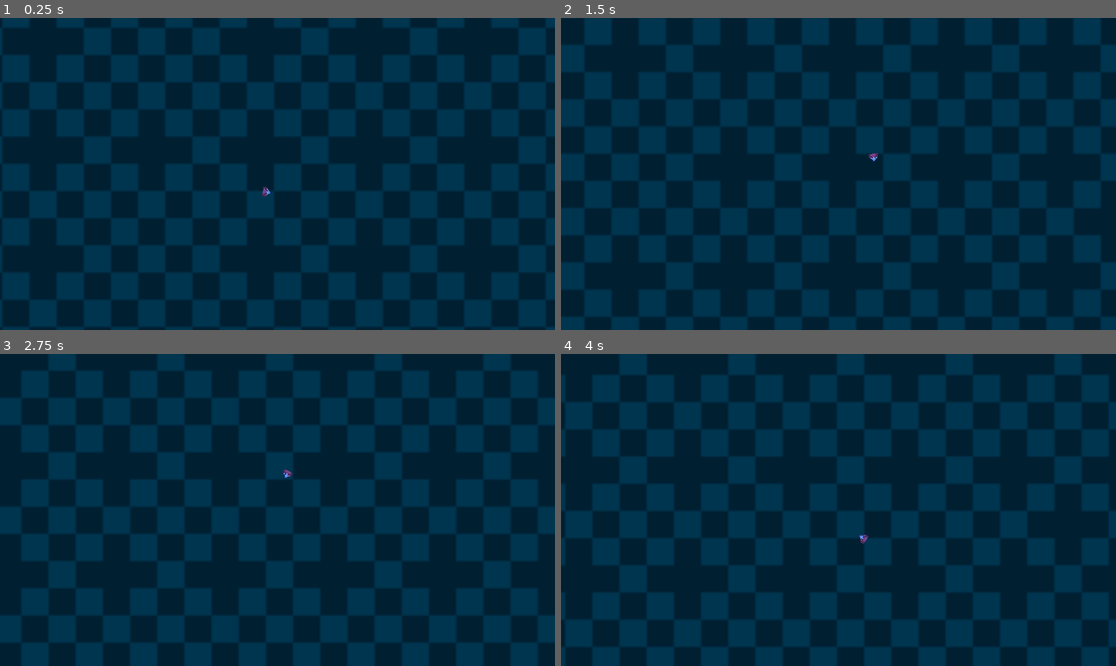
Above: before the commit, frames 1-4 (two rows, left to right).
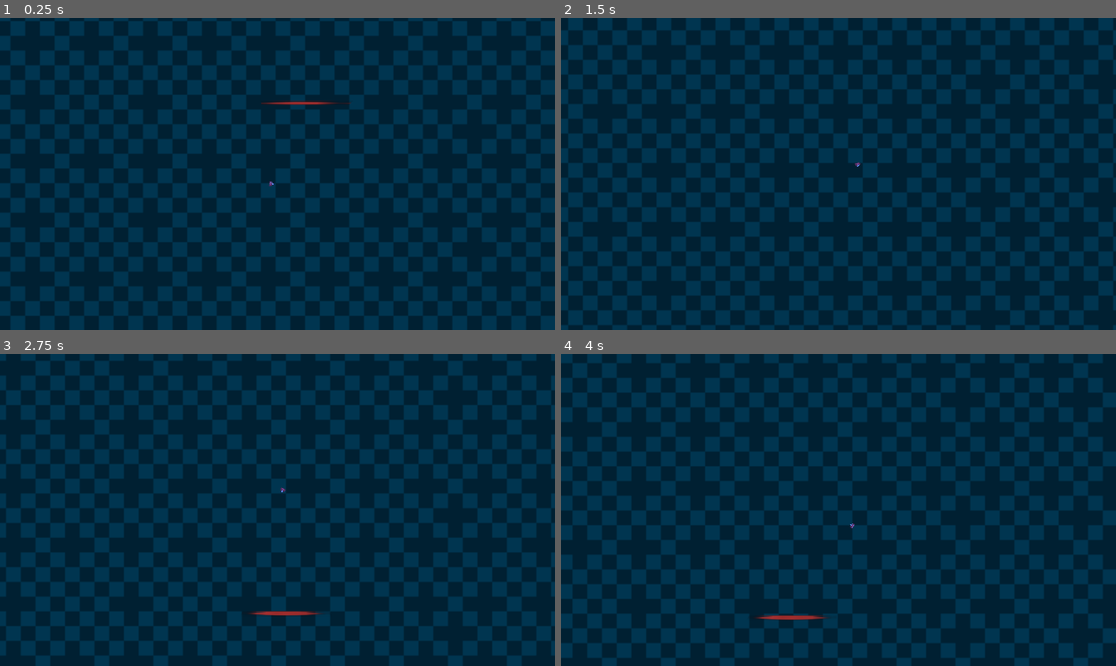
Above: after the commit, the same moments.

Repository: FreezeDriedMangos/gmtk-jam-2024
Game: Godot game, scene res://physical_battle_environment.tscn
Two runs of this game, one before a commit and one after it. Both use one fixed random seed, a clock stepped at 60 frames per second and the inputs below.
Inputs (mouse positions are in pixels of both pictures, inside the frame that each line leads up to):
- Up to frame 1 (0.25 s): no input
- Up to frame 2 (1.5 s): move the mouse to (960, 158) at 0.52 s; hold Right (ui_right) 0.53-1.28 s; click (960, 158) at 0.67 s; move the mouse to (727, 189) at 1.27 s; hold Down (ui_down) from 1.28 s (still down)
- Up to frame 3 (2.75 s): move the mouse to (333, 441) at 2.02 s; release Down (ui_down) at 2.03 s; hold Right (ui_right) from 2.03 s (still down)
- Up to frame 4 (4 s): move the mouse to (810, 572) at 2.77 s; release Right (ui_right) at 2.78 s; hold Up (ui_up) 2.78-3.53 s; click (810, 572) at 2.92 s; move the mouse to (1005, 556) at 3.52 s; hold Left (ui_left) from 3.53 s (still down)

The runs differ from the first frame. In frame 1, 38% of the frame differs, in the area x 0-100%, y 0-100%; in frame 2, 40%; in frame 3, 41%; in frame 4, 41%.

Commit message:
try: perspective camera, height 120, 15 deg FOV

Diff:
--- a/physical_battle_environment.tscn
+++ b/physical_battle_environment.tscn
@@ -72,12 +72,13 @@
 camera_attributes = SubResource("CameraAttributesPractical_0nsna")
 
 [node name="Camera3D" type="Camera3D" parent="." node_paths=PackedStringArray("fairy_target", "fairy")]
-transform = Transform3D(1, 0, 0, 0, -4.37114e-08, 1, 0, -1, -4.37114e-08, -2.00966, 17.5614, 0.991679)
-projection = 1
+transform = Transform3D(1, 0, 0, 0, -4.37114e-08, 1, 0, -1, -4.37114e-08, -2.01, 120, 0.992)
 current = true
+fov = 10.0
 size = 11.476
 script = ExtResource("2_8ghd0")
 fairy_target = NodePath("../Fairy/CameraTarget")
+height = 120.0
 fairy = NodePath("../Fairy")
 
 [node name="Sprite3D2" type="Sprite3D" parent="."]
Not shown: 1 places in physical_battle_environment.tscn that only renumber resources
